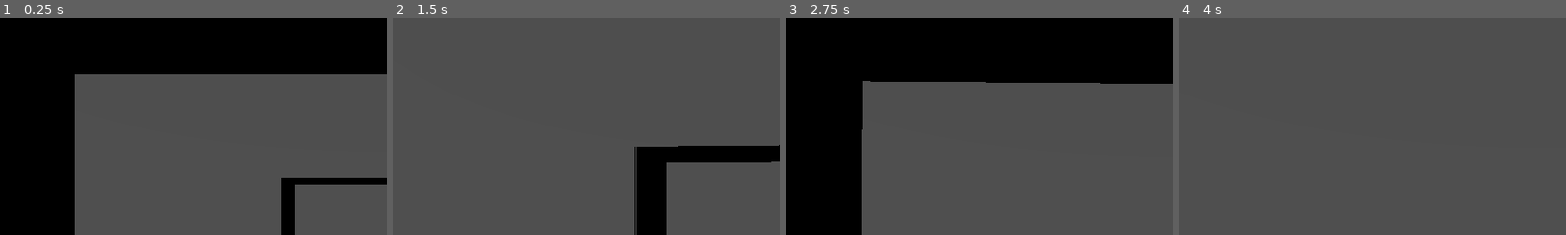
Above: before the commit, frames 1-4 (left to right).
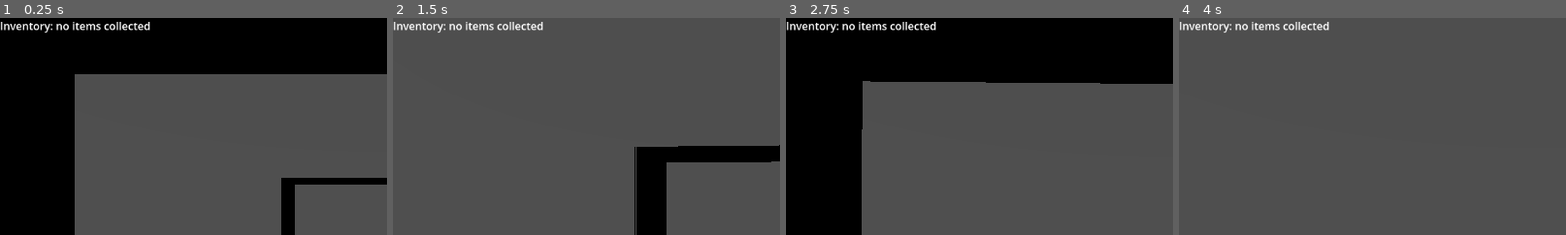
Above: after the commit, the same moments.

Repository: jamklex/3dshooter
Game: Godot game, scene res://scenes/ship/_main.tscn
The game is run twice, just before and just after one commit, with the same random seed, the same clock (stepped at 60 frames per second) and the same inputs.
Inputs (mouse positions are % of the whole screen's width and height, from its top left):
- Up to frame 1 (0.25 s): no input
- Up to frame 2 (1.5 s): tap Enter at 0.5 s; move the mouse to (55, 50) at 0.52 s; hold W (forward) from 0.53 s (still down); tap E (interact) at 0.6, 1.35 s; tap Space (jump) at 0.77 s; move the mouse to (45, 50) at 1.27 s
- Up to frame 3 (2.75 s): keep holding W (forward); tap Space (jump) at 1.52 s; move the mouse to (52, 48) at 2.02 s; tap E (interact) at 2.1 s
- Up to frame 4 (4 s): keep holding W (forward); move the mouse to (49, 52) at 2.77 s; tap E (interact) at 2.85, 3.6 s; tap Space (jump) at 3.02, 3.77 s; move the mouse to (57, 51) at 3.52 s
The pictures show only the part of the screen within x 0-50%, y 0-50%; the shares and areas given below are measured in that part.

The runs differ from the first frame. In frame 1, 0.8% of the frame differs, in the area x 0-39%, y 1-8%; in frame 2, 0.8%; in frame 3, 0.8%; in frame 4, 0.8%.

Commit message:
add inventory, pickup and glow effects

Diff:
--- a/assets/models/chest/chest.gd
+++ b/assets/models/chest/chest.gd
@@ -3,24 +3,43 @@
 extends CSGBox3D
 
 var interactable = true
+var highlighted = false
+var highlightTimer = Timer.new()
+@onready var id = get_instance_id()
+@onready var no_glow_texture = preload("res://assets/models/chest/lock.tres") as Material
+@onready var glow_texture = preload("res://assets/models/chest/lock-glow.tres") as Material
+
+func _ready():
+	highlightTimer.connect("timeout", Callable(self, "remove_highlight"), 0)
+	highlightTimer.one_shot = true
+	add_child(highlightTimer)
 
 func can_interact():
 	return interactable
 
 func interact(player: Player):
-	player.run_inventory.append_array(random_items())
+	InteractionHelper.add_onto(player, get_random_items())
 	if await open_animation():
 		interactable = false
 
 func highlight(ms: int):
-	print("highlight object for " + str(ms) + "ms")
+	highlightTimer.wait_time = ms/1000
+	highlightTimer.start()
+	highlighted = true
+	change_texture(glow_texture)
+
+func remove_highlight():
+	highlighted = false
+	change_texture(no_glow_texture)
 
 func open_animation():
 	print("opening box")
 	return true
 
-func random_items():
-	var items = [] as Array
-	for i in range(randi_range(1,4)):
-		items.append("item_" + str(i))
-	return items
+func get_random_items():
+	var drops = {}
+	drops["item_" + str(randi_range(1,9))] = randi_range(1,10)
+	return drops
+
+func change_texture(texture: Material):
+	get_meshes()[1].surface_set_material(0, texture)
--- /dev/null
+++ b/assets/models/chest/lock-glow.tres
@@ -0,0 +1,7 @@
+[gd_resource type="StandardMaterial3D" format=3 uid="uid://b3tihjrt5ik8c"]
+
+[resource]
+albedo_color = Color(0.490196, 0.490196, 0.490196, 1)
+emission_enabled = true
+emission = Color(0.752941, 0.0313726, 0.305882, 1)
+emission_energy_multiplier = 150.0
--- a/assets/models/chest/lock.tres
+++ b/assets/models/chest/lock.tres
@@ -3,3 +3,5 @@
 [resource]
 albedo_color = Color(0.490196, 0.490196, 0.490196, 1)
 metallic = 0.5
+emission = Color(0.752941, 0.0313726, 0.305882, 1)
+emission_energy_multiplier = 16.0
--- /dev/null
+++ b/assets/models/item/item-glow.tres
@@ -0,0 +1,7 @@
+[gd_resource type="StandardMaterial3D" format=3 uid="uid://pn3f7rfjk4pp"]
+
+[resource]
+albedo_color = Color(0.756863, 0.709804, 0.34902, 1)
+emission_enabled = true
+emission = Color(0.866667, 0.337255, 0.807843, 1)
+emission_energy_multiplier = 16.0
--- a/assets/models/item/item.gd
+++ b/assets/models/item/item.gd
@@ -3,14 +3,35 @@
 extends RigidBody3D
 
 var interactable = true
+var highlighted = false
+var highlightTimer = Timer.new()
+@onready var id = get_instance_id()
+@onready var mesh = $CollisionShape3D/MeshInstance3D
+@onready var no_glow_texture = preload("res://assets/models/item/item.tres") as Material
+@onready var glow_texture = preload("res://assets/models/item/item-glow.tres") as Material
+
+func _ready():
+	highlightTimer.connect("timeout", Callable(self, "remove_highlight"), 0)
+	highlightTimer.one_shot = true
+	add_child(highlightTimer)
 
 func can_interact():
 	return interactable
 
 func interact(player: Player):
-	player.run_inventory.append(self)
+	InteractionHelper.add_onto(player, {"collectable_item_" + str(id):1})
 	interactable = false
 	self.queue_free()
 
 func highlight(ms: int):
-	print("highlight object for " + str(ms) + "ms")
+	highlightTimer.wait_time = ms/1000
+	highlightTimer.start()
+	highlighted = true
+	change_texture(glow_texture)
+
+func remove_highlight():
+	highlighted = false
+	change_texture(no_glow_texture)
+
+func change_texture(texture: Material):
+	mesh.set_surface_override_material(0, texture)
--- a/assets/models/player/player.gd
+++ b/assets/models/player/player.gd
@@ -12,19 +12,22 @@
 @onready var _camera: Camera3D = $Camera
 @onready var _model: Node3D = $Skin
 @onready var _raycast: RayCast3D = $Camera/RayCast3D
+@onready var last_drop: RichTextLabel = $Camera/LastDrop
+@onready var inventory_output: RichTextLabel = $Camera/RunInventory
 
-var run_inventory: Array
+var run_inventory: Dictionary
 
 func _ready():
 	Input.mouse_mode = Input.MOUSE_MODE_CAPTURED # locks mouse to screen
-	run_inventory = []
+	run_inventory = {}
 	WorldUtil.player = self
 	WorldUtil.playerCam = get_node("Camera")
+	refresh_inventory_output()
 
 func _exit_tree():
 	WorldUtil.player = null
 	WorldUtil.playerCam = null
-	WorldUtil.playerCamRaycast = null
+	#WorldUtil.playerCamRaycast = null
 
 func _physics_process(delta):
 	if not is_on_floor():
@@ -59,7 +62,7 @@
 	if !collider or !collider.has_method("can_interact") or !collider.can_interact():
 		return
 	if collider.has_method("highlight"):
-		collider.highlight(200)
+		collider.highlight(1000)
 	if !Input.is_action_just_pressed("interact"):
 		return
 	var distance = self.global_position.distance_to(collider.global_position)
@@ -72,10 +75,17 @@
 func handle_show_inventory():
 	if !Input.is_action_just_pressed("inventory"):
 		return
-	if run_inventory.is_empty():
-		print("no items collected")
-		return
-	print(run_inventory)
+	refresh_inventory_output()
+	inventory_output.visible = !inventory_output.visible
+
+func refresh_inventory_output():
+	var inventory_text = "no items collected"
+	if !run_inventory.is_empty():
+		inventory_text = JSON.stringify(run_inventory, "\t")
+	inventory_output.text = "Inventory: " + inventory_text
+
+func show_last_drop(text):
+	last_drop.text = text
 
 func _unhandled_input(event):
 	if event is InputEventMouseMotion: # or controller right stick
--- a/assets/models/player/player.tscn
+++ b/assets/models/player/player.tscn
@@ -33,12 +33,12 @@
 
 [node name="RayCast3D" type="RayCast3D" parent="Camera"]
 transform = Transform3D(1, 0, 0, 0, 1, -2.98023e-08, 0, 2.98023e-08, 1, 0, 0, 0)
-target_position = Vector3(0, 0, -3)
+target_position = Vector3(0, 0, -5)
 collide_with_areas = true
 debug_shape_custom_color = Color(0.788235, 0.45098, 0.584314, 1)
 debug_shape_thickness = 5
 
-[node name="TextureRect" type="TextureRect" parent="Camera"]
+[node name="Crosshair" type="TextureRect" parent="Camera"]
 anchors_preset = 8
 anchor_left = 0.5
 anchor_top = 0.5
@@ -54,3 +54,15 @@
 size_flags_horizontal = 6
 size_flags_vertical = 6
 texture = ExtResource("2_xctsq")
+
+[node name="LastDrop" type="RichTextLabel" parent="Camera"]
+anchors_preset = 2
+anchor_top = 1.0
+anchor_bottom = 1.0
+offset_top = -40.0
+offset_right = 582.0
+grow_vertical = 0
+
+[node name="RunInventory" type="RichTextLabel" parent="Camera"]
+offset_right = 363.0
+offset_bottom = 331.0
--- a/project.godot
+++ b/project.godot
@@ -18,6 +18,7 @@
 [autoload]
 
 WorldUtil="*res://shared/scripts/worldUtil.gd"
+InteractionHelper="*res://shared/scripts/InteractionHelper.gd"
 
 [input]
 
--- /dev/null
+++ b/shared/scripts/InteractionHelper.gd
@@ -0,0 +1,11 @@
+extends Node
+
+static func add_onto(player: Player, drops: Dictionary):
+	var inventory = player.run_inventory
+	for key in drops.keys():
+		var value = drops[key]
+		if inventory.has(key):
+			value += inventory[key]
+		inventory[key] = value
+	player.show_last_drop("found: " + str(drops))
+	player.refresh_inventory_output()
